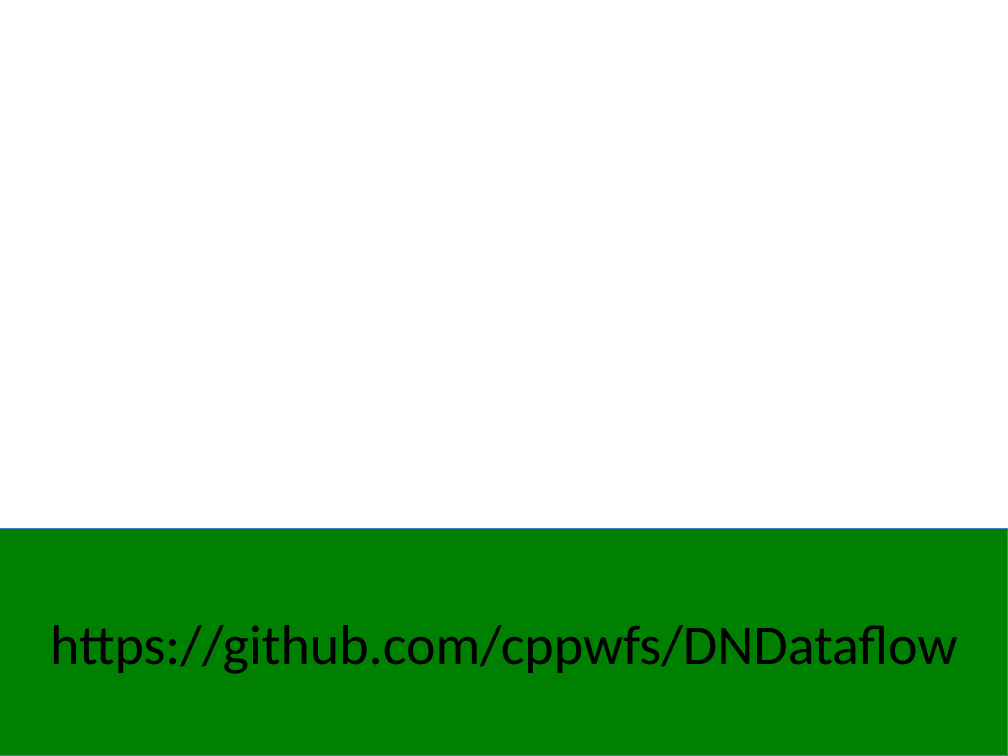
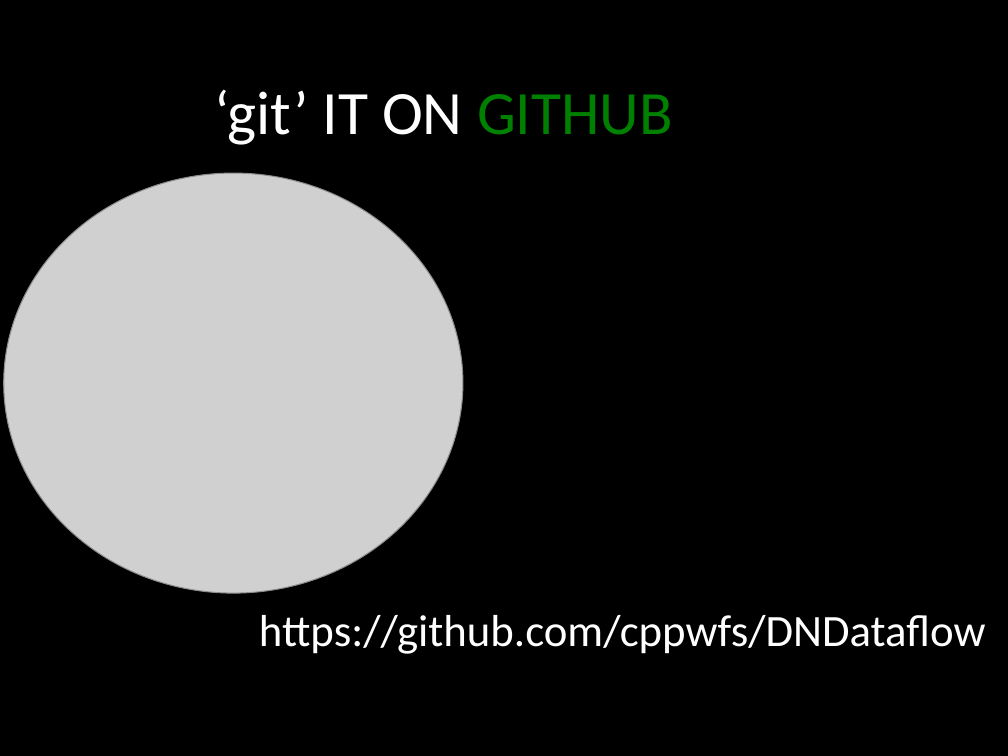
Before and after one commit to cppwfs/DNDataflow, a slide deck: slide 5 of presentations/DNdataflowIntro.pptx. Drawn at 1008x756 pixels with LibreOffice and Linux fonts; fonts in the diff are those of the drawing; grey boxes stand for pictures; background and template pictures are left out. Boxes give left, top, right and bottom in pixels: in the first picture for what was removed or moved away, otherwise in the second. Text is boxed around its words. In the diff, an @@ line names an element or a change of style, - is before the commit and + after.

Commit message:
quick update

```diff
--- a/presentations/DNdataflowIntro.pptx
+++ b/presentations/DNdataflowIntro.pptx
@@ background picture (left out) to #000000 @@
@@ text added at bbox=[215, 89, 673, 145], 44 pt, text #FFFFFF @@
+‘git’ IT ON GITHUB
@@ picture added at bbox=[4, 173, 464, 594] @@
@@ text "https://github.com/cppwfs/DNDataflow": place and size @@
-text "https://github.com/cppwfs/DNDataflow" at bbox=[0, 528, 1008, 756]
+text "https://github.com/cppwfs/DNDataflow" at bbox=[259, 615, 986, 654]
@@ text "https://github.com/cppwfs/DNDataflow" at bbox=[259, 615, 986, 654]: size 40 to 32 pt, text colour #000000 to #FFFFFF; alignment centre to left; vertical alignment middle to top; fill #008000 to none; outline #4B7EBC 0.75 pt to none; shadow off @@
```
